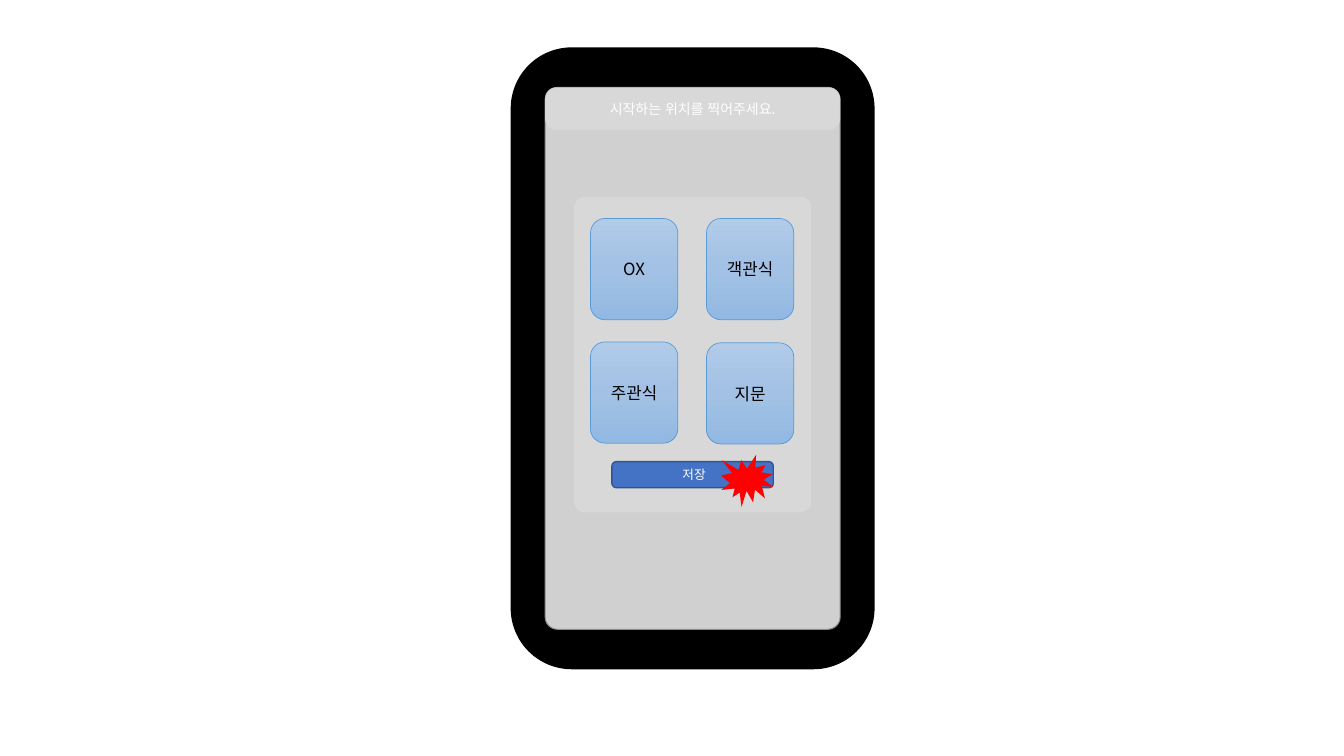
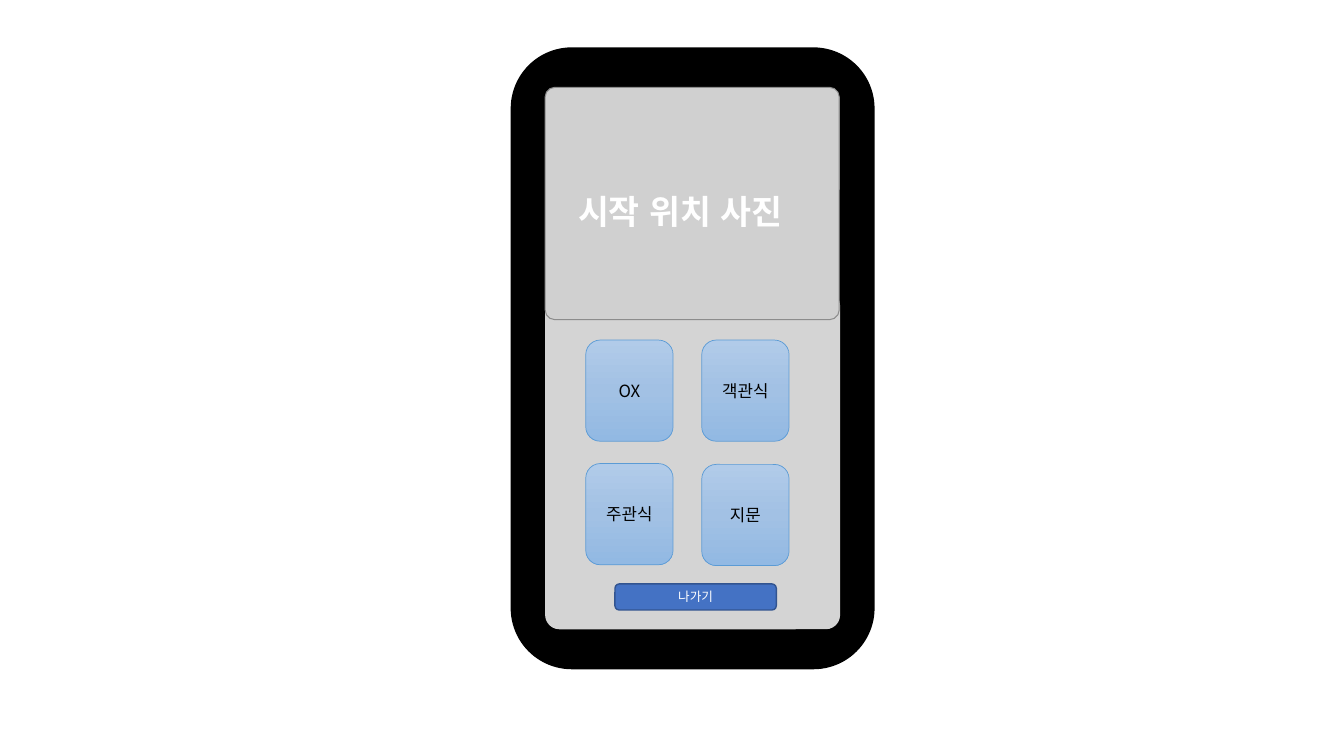
Before and after one commit to teamskh/Project-Treasurehunt_skhu, a slide deck: slide 11 of report/자료제작용ppt/퀴즈 루틴.pptx (slide 13 before the commit). Drawn at 1344x756 pixels with LibreOffice and Linux fonts; fonts in the diff are those of the drawing; grey boxes stand for pictures. Boxes give left, top, right and bottom in pixels: in the first picture for what was removed or moved away, otherwise in the second. Text is boxed around its words. In the diff, an @@ line names an element or a change of style, - is before the commit and + after.

```diff
--- a/report/자료제작용ppt/퀴즈 루틴.pptx
+++ b/report/자료제작용ppt/퀴즈 루틴.pptx
@@ picture: place and size @@
-picture at bbox=[545, 87, 840, 630]
+picture at bbox=[544, 88, 839, 320]
@@ rounded rectangle removed at bbox=[545, 88, 841, 130] @@
-시작하는 위치를 찍어주세요.
@@ text added at bbox=[578, 196, 783, 227], 24 pt, text #FFFFFF, bold @@
+시작 위치 사진
@@ rounded rectangle: place and size @@
-rounded rectangle at bbox=[574, 197, 812, 512]
+rounded rectangle at bbox=[545, 291, 841, 629]
@@ 4 rounded rectangles: place and size @@
-4 rounded rectangles at bbox=[591, 219, 795, 444]
+4 rounded rectangles at bbox=[586, 340, 789, 566]
@@ irregular seal removed at bbox=[721, 455, 773, 507] @@
@@ rounded rectangle "나가기": place and size @@
-rounded rectangle "나가기" at bbox=[612, 462, 773, 488]
+rounded rectangle "나가기" at bbox=[615, 584, 776, 610]
@@ text in rounded rectangle at bbox=[678, 590, 713, 602]: text changed @@
-저장
+나가기
```
Also in this commit, not shown: 3 slides added, 2 slides removed.
